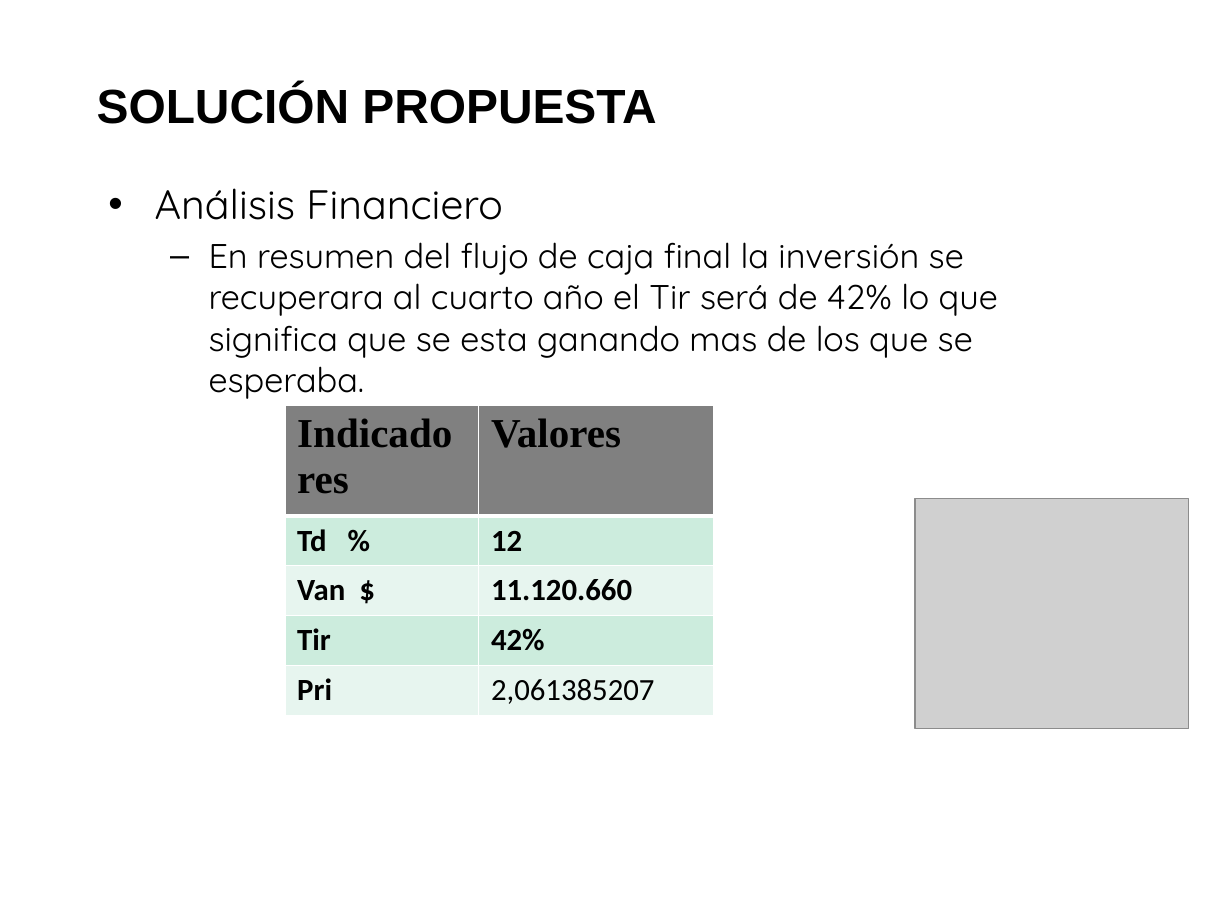
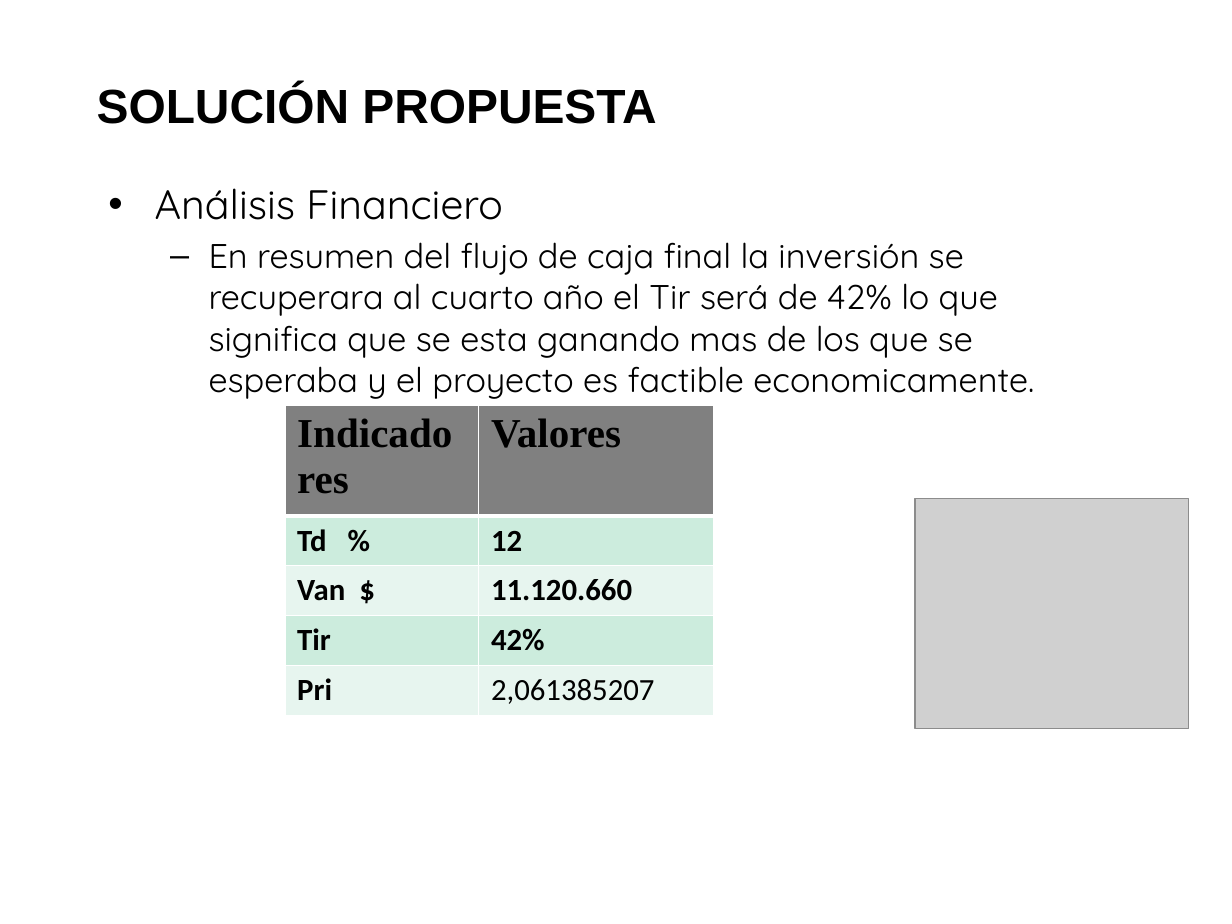
Before and after one commit to saburto/sigset, a slide deck: slide 17 of sigset/documentos/Documentos finales/Presentacion.pptx. Drawn at 1232x924 pixels with LibreOffice and Linux fonts; fonts in the diff are those of the drawing; grey boxes stand for pictures; background and template pictures are left out. Boxes give left, top, right and bottom in pixels: in the first picture for what was removed or moved away, otherwise in the second. Text is boxed around its words. In the diff, an @@ line names an element or a change of style, - is before the commit and + after.

```diff
--- a/sigset/documentos/Documentos finales/Presentacion.pptx
+++ b/sigset/documentos/Documentos finales/Presentacion.pptx
@@ text at [209, 242, 1034, 399]: text changed @@
-  – En resumen del flujo de caja final la inversión se recuperara al cuarto año el Tir será de 42% lo que significa que se esta ganando mas de los que se esperaba.
+  – En resumen del flujo de caja final la inversión se recuperara al cuarto año el Tir será de 42% lo que significa que se esta ganando mas de los que se esperaba y el proyecto es factible economicamente.
```
Also in this commit, not shown: 1 other slide changed.
